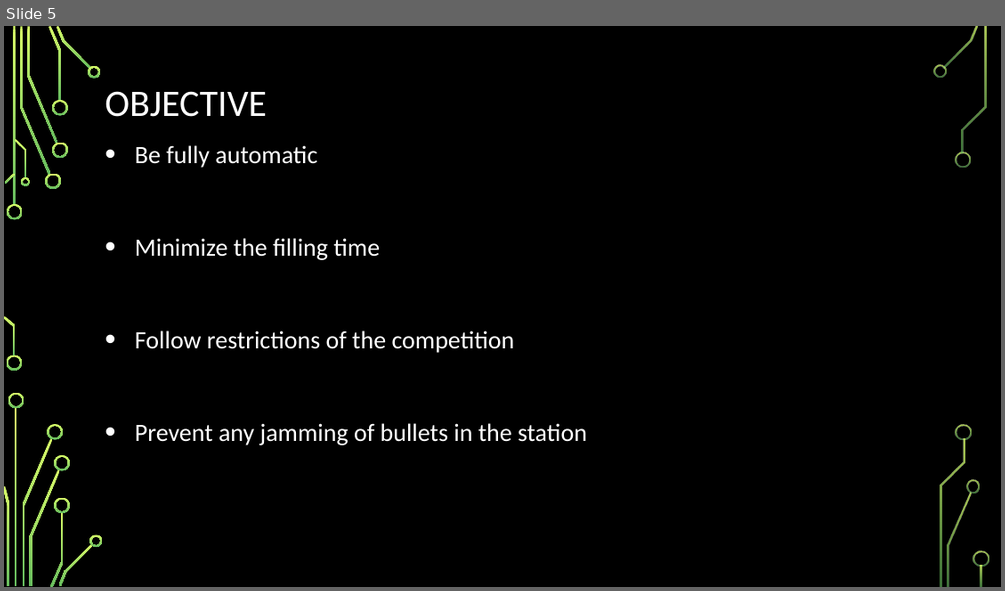
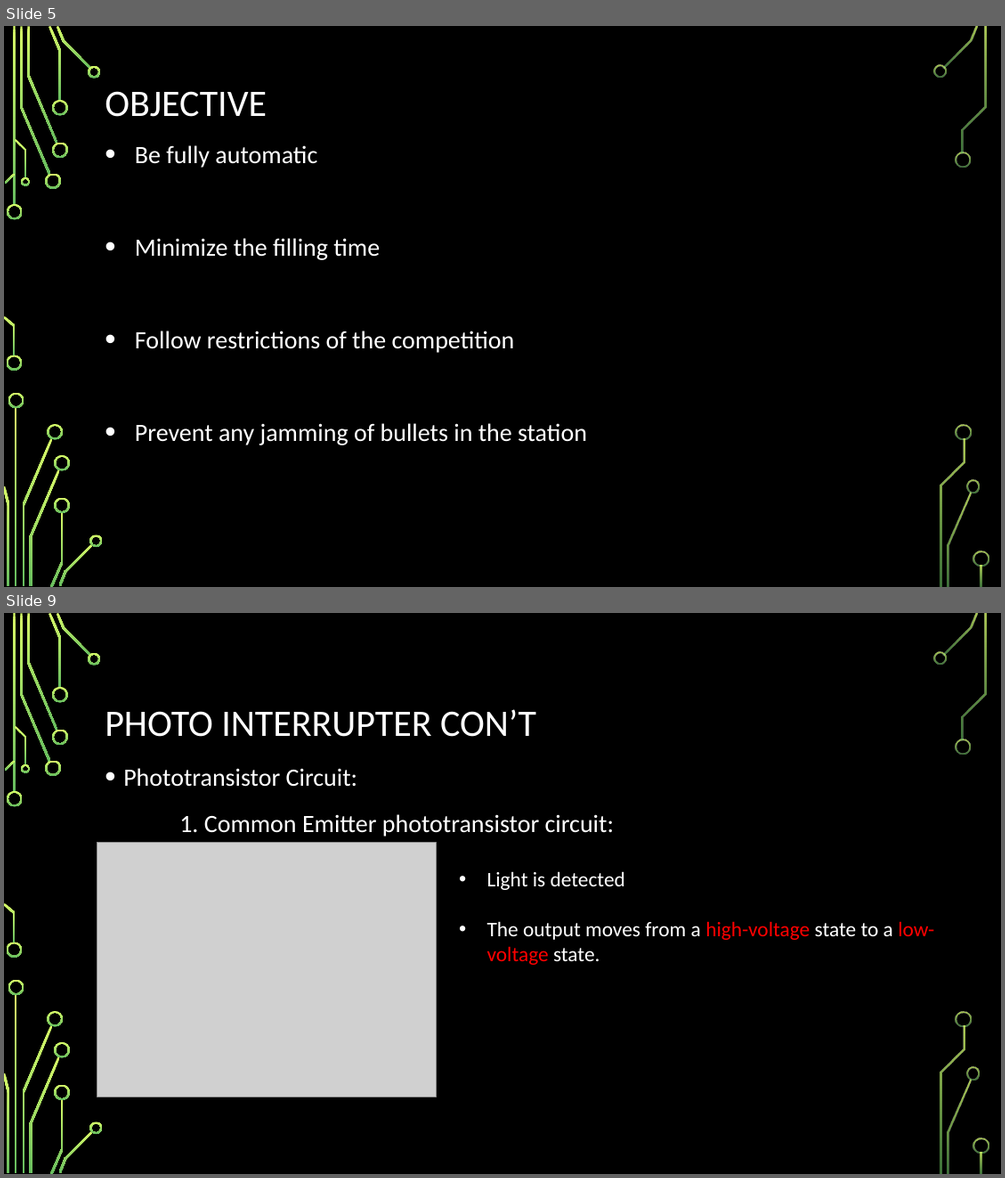
Before and after one commit to RahmatSaeedi/ECE_Capstone_Project, a slide deck: CDR.pptx. Shown one above the other, each under a label of ours: slide 5 before the commit, slides 5 and 9 after it; the slides between them are not shown. The pictures are 1005x591 and 1005x1178 pixels, drawn with LibreOffice and Linux fonts; fonts in the diff are those of the drawing; grey boxes stand for pictures; background and template pictures are left out. Boxes give left, top, right and bottom in pixels: in the first picture for what was removed or moved away, otherwise in the second. Text is boxed around its words. In the diff, an @@ line names an element or a change of style, - is before the commit and + after.

```diff
--- a/CDR.pptx
+++ b/CDR.pptx
@@ slide 9 added at (4,613,1001,1174), background picture (left out); not listed: 36 template elements that a slide beside it also shows @@
@@ title added at (105,709,536,737), 36 pt, text #FFFFFF @@
+PHOTO INTERRUPTER CON’T
@@ text added at (123,768,614,836), 24 pt, text #FFFFFF @@
+• Phototransistor Circuit:
+1. Common Emitter phototransistor circuit:
@@ picture added at (97,843,437,1097) @@
@@ text added at (487,871,934,965), 20 pt, text #FFFFFF @@
+• Light is detected
+• The output moves from a high-voltage state to a low-voltage state.
```
Also in this commit, not shown: 4 other slides added, 1 other file.
